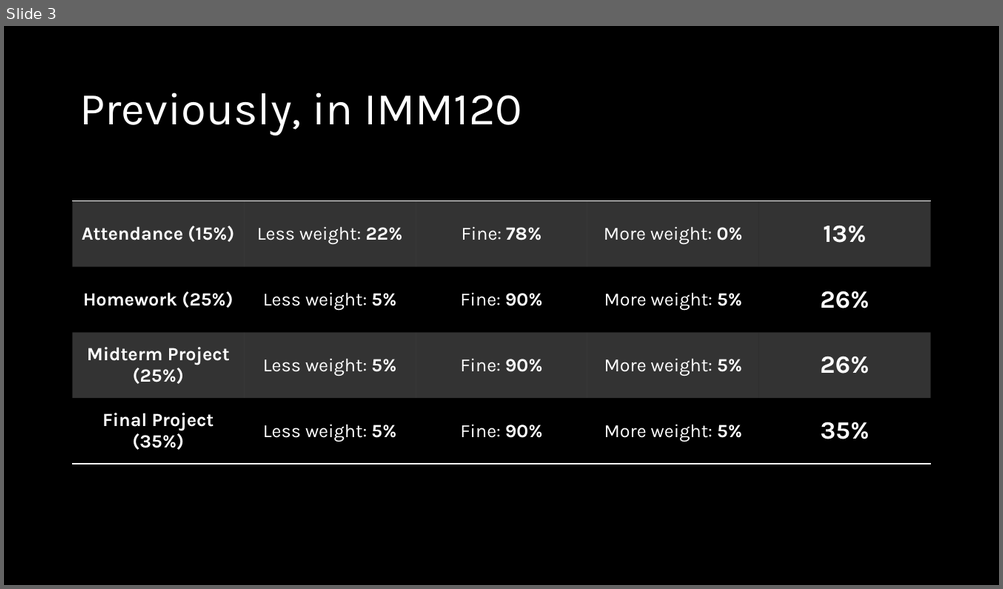
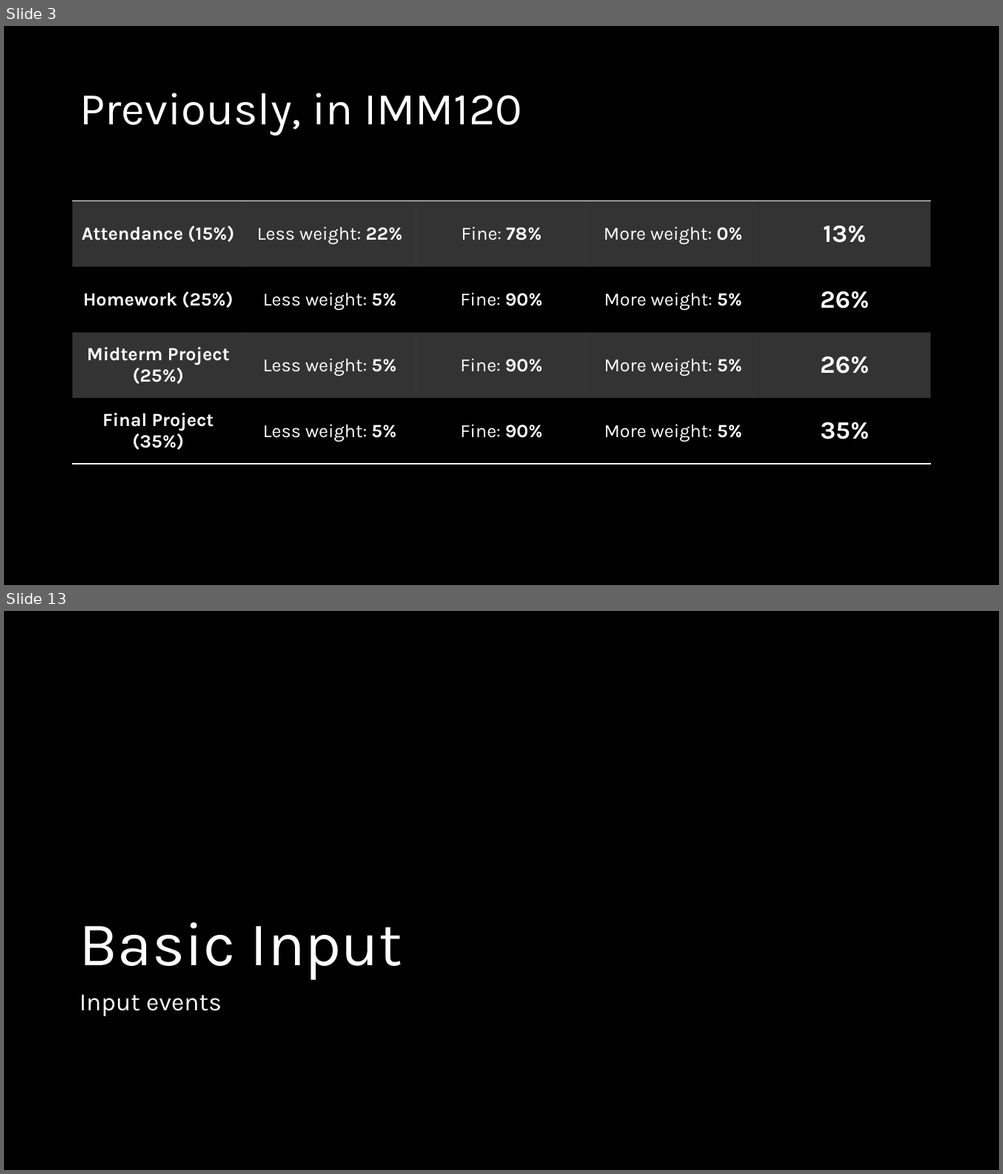
Before and after one commit to crhallberg/IMM120, a slide deck: Presentations/Sept 11 - Class 2.pptx. Shown one above the other, each under a label of ours: slide 3 before the commit, slides 3 and 13 after it; the slides between them are not shown. The pictures are 1003x589 and 1003x1174 pixels, drawn with LibreOffice and Linux fonts; fonts in the diff are those of the drawing. Boxes give left, top, right and bottom in pixels: in the first picture for what was removed or moved away, otherwise in the second. Text is boxed around its words. In the diff, an @@ line names an element or a change of style, - is before the commit and + after.

```diff
--- a/Presentations/Sept 11 - Class 2.pptx
+++ b/Presentations/Sept 11 - Class 2.pptx
@@ slide 13 added at [4, 611, 999, 1170], background #000000 @@
@@ title added at [79, 923, 403, 980], 60 pt, text #FFFFFF @@
+Basic Input
@@ text added at [79, 995, 222, 1017], 24 pt, text #FFFFFF @@
+Input events
```
Also in this commit, not shown: 13 other slides added, 3 other files.
